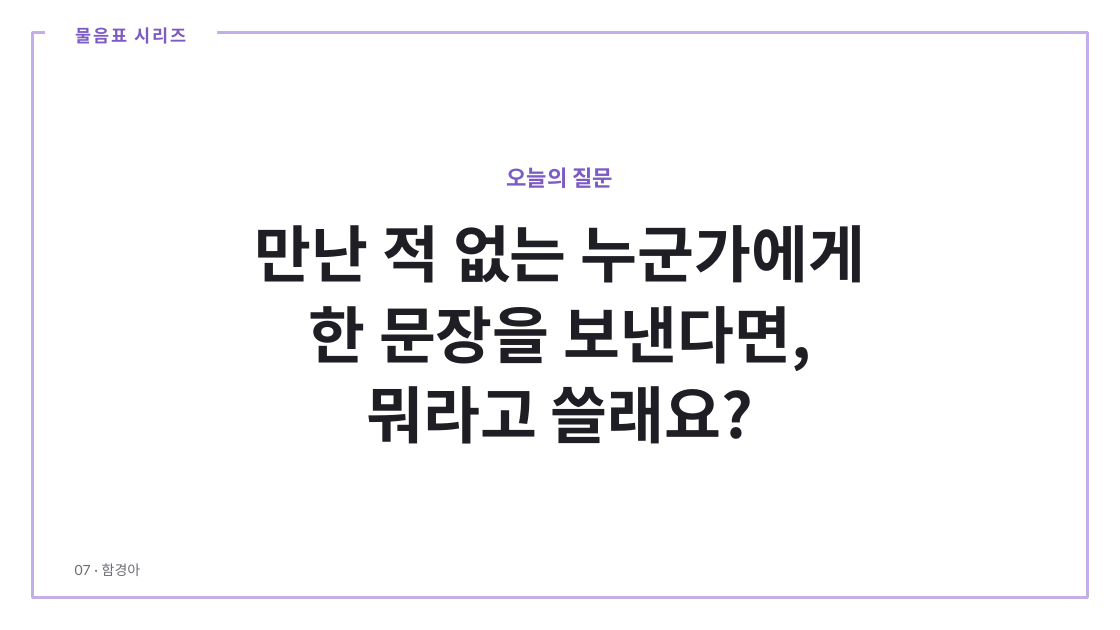
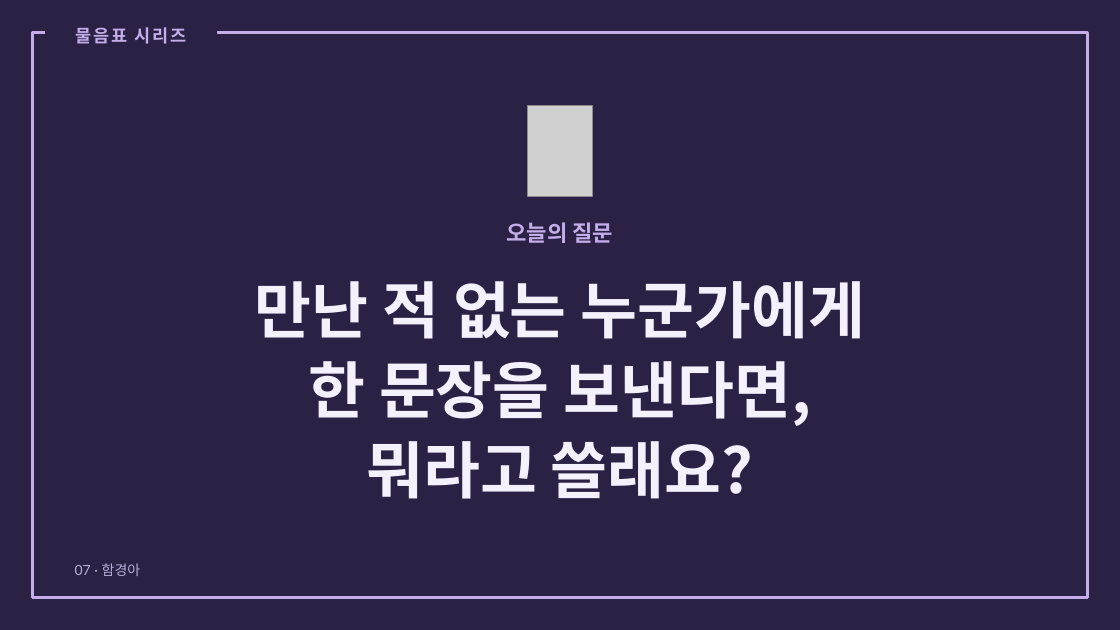
Before and after one commit to joyhanju/joyhanju.github.io, a slide deck: slide 75 of materials/this-is-art/이것도미술이에요_수업PPT.pptx (slide 71 before the commit). Drawn at 1120x630 pixels with LibreOffice and Linux fonts; fonts in the diff are those of the drawing; grey boxes stand for pictures. Boxes give left, top, right and bottom in pixels: in the first picture for what was removed or moved away, otherwise in the second. Text is boxed around its words. In the diff, an @@ line names an element or a change of style, - is before the commit and + after.

```diff
--- a/materials/this-is-art/이것도미술이에요_수업PPT.pptx
+++ b/materials/this-is-art/이것도미술이에요_수업PPT.pptx
@@ background #FFFFFF to #2B2145 @@
@@ text "물음표 시리즈" at [76,27,187,44]: text colour #7C5CC4 to #C3AEEA @@
@@ picture added at [528,105,592,197] @@
@@ text "오늘의 질문" at [507,222,614,243]: text colour #7C5CC4 to #C3AEEA @@
@@ text "오늘의 질문": place and size @@
-text "오늘의 질문" at [507,167,614,188]
+text "오늘의 질문" at [507,222,614,243]
@@ text "만난 적 없는 누군가에게": place and size @@
-text "만난 적 없는 누군가에게" at [254,225,865,444]
+text "만난 적 없는 누군가에게" at [254,281,865,499]
@@ text "만난 적 없는 누군가에게" at [254,281,865,499]: text colour #1E1E24 to #F4F0FC @@
@@ text "07 · 함경아" at [75,563,141,576]: text colour #6B6B75 to #B8AED6 @@
```
Also in this commit, not shown: 22 other slides changed, 7 slides added, 1 other file.
